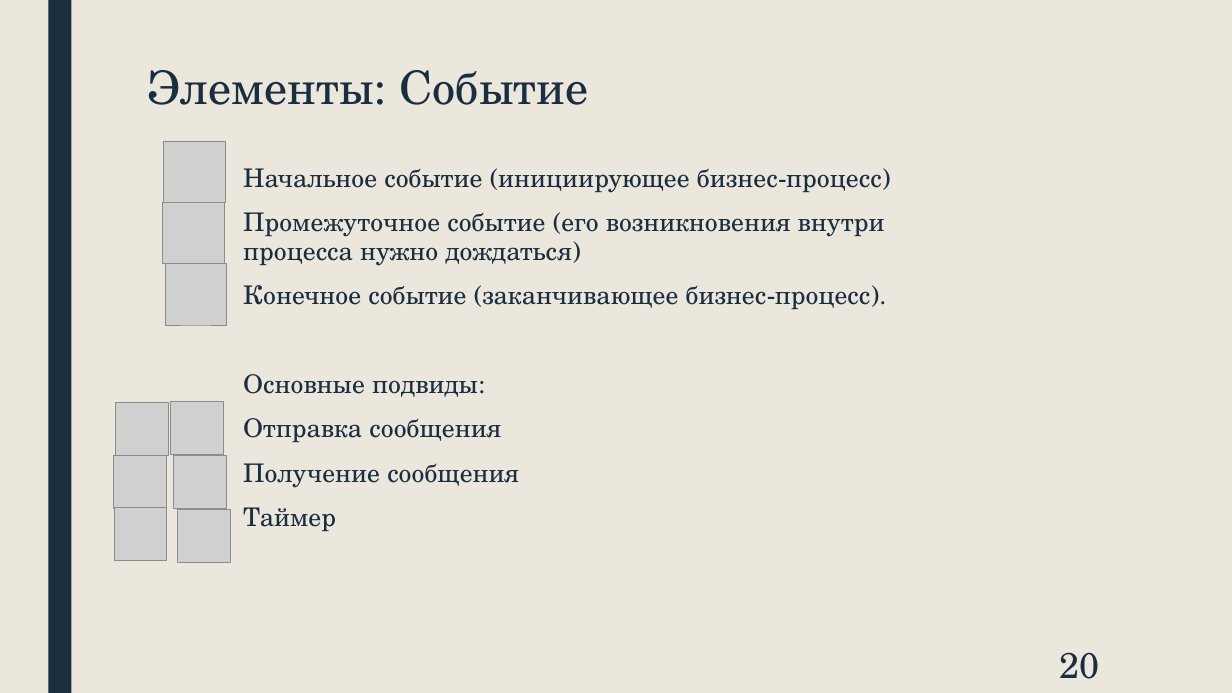
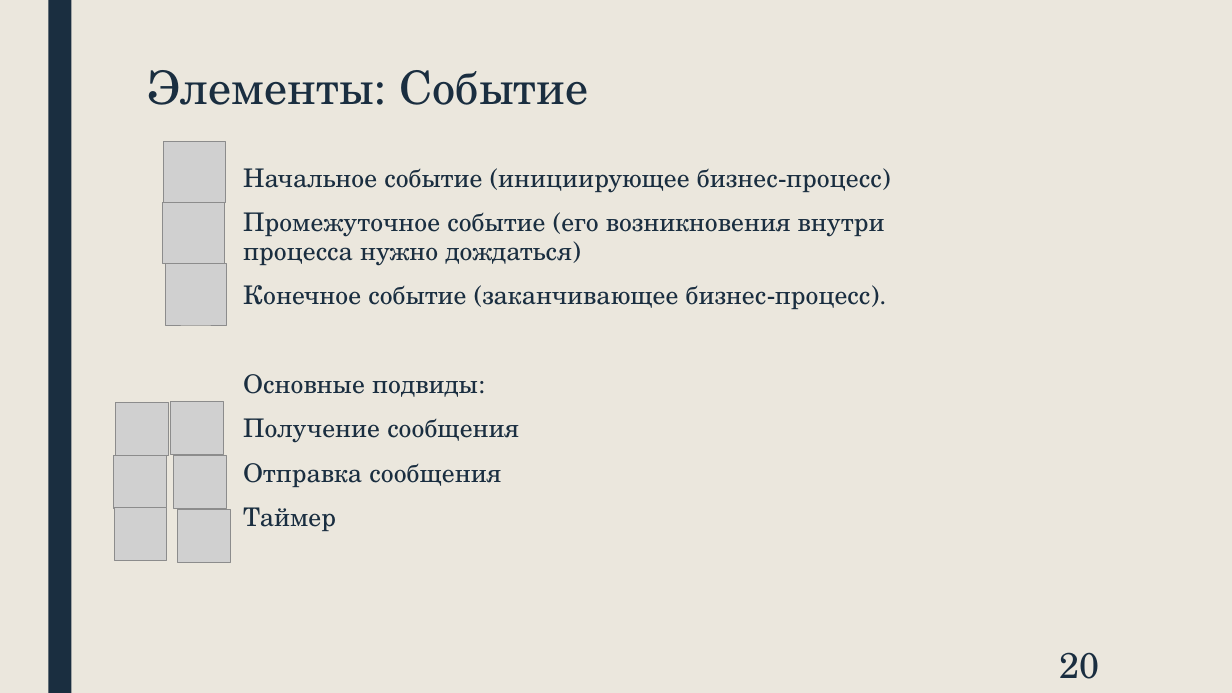
Before and after one commit to jecsonM/TRPO4course-, a slide deck: slide 20 of Диск/Лекции/Лекция4.pptx. Drawn at 1232x693 pixels with LibreOffice and Linux fonts; fonts in the diff are those of the drawing; grey boxes stand for pictures. Boxes give left, top, right and bottom in pixels: in the first picture for what was removed or moved away, otherwise in the second. Text is boxed around its words. In the diff, an @@ line names an element or a change of style, - is before the commit and + after.

```diff
--- a/Диск/Лекции/Лекция4.pptx
+++ b/Диск/Лекции/Лекция4.pptx
@@ text at bbox=[243, 418, 519, 443]: paragraph added @@
+Получение сообщения
@@ text at bbox=[243, 463, 519, 488]: paragraph removed @@
-Получение сообщения
```
Also in this commit, not shown: 1 other slide changed, 2 slides added, 38 other files.
